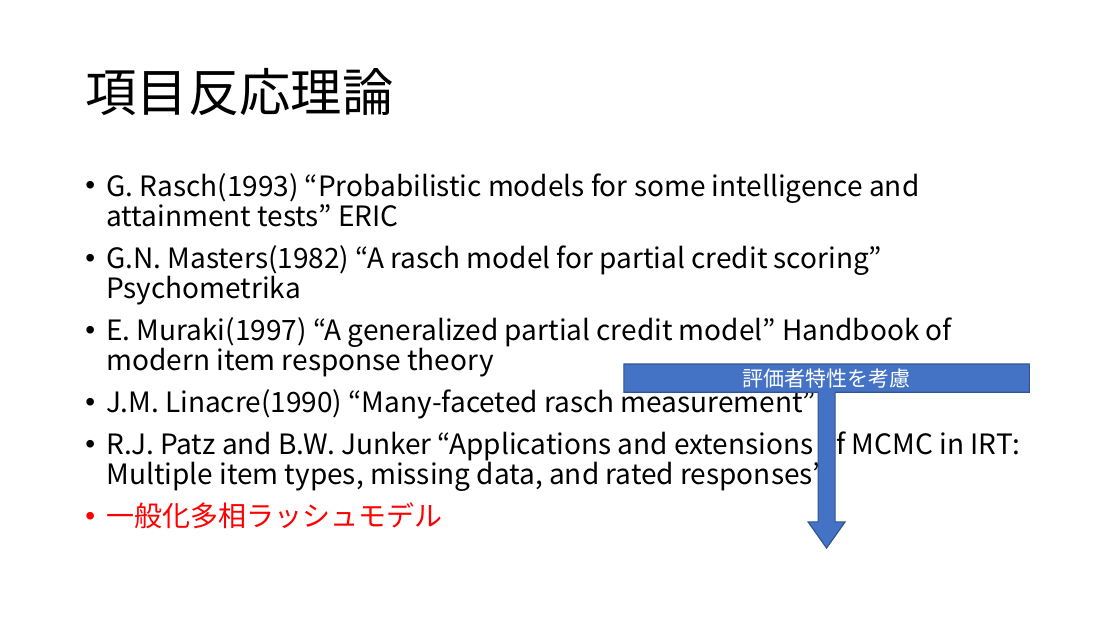
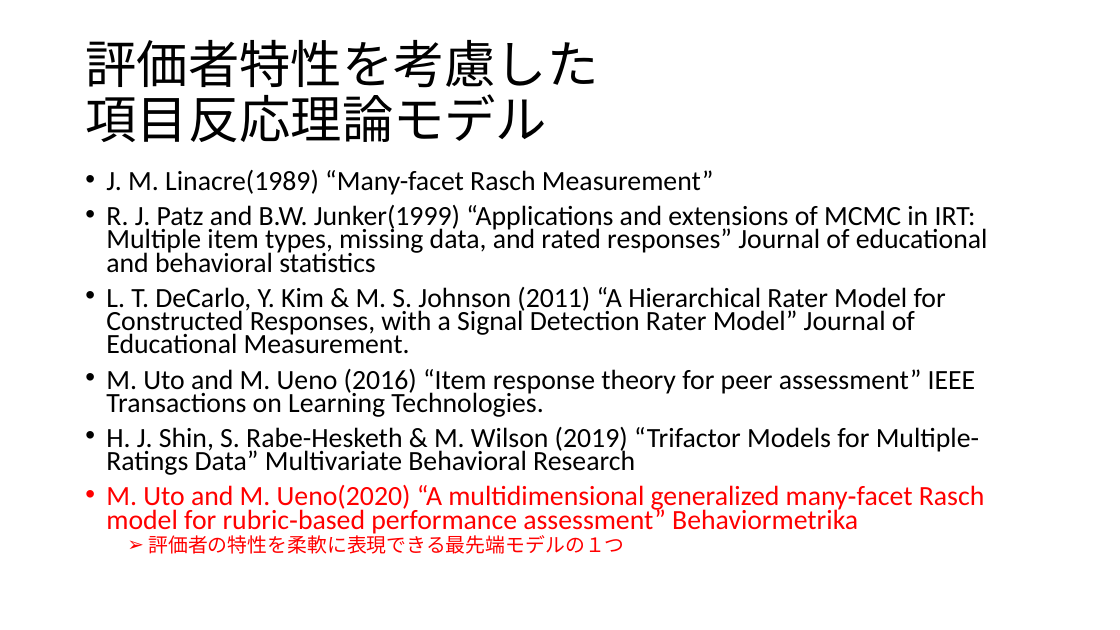
Before and after one commit to Mayu925/lab, a slide deck: slide 3 of chukan/発表スライド.pptx (slide 4 before the commit). Drawn at 1120x630 pixels with LibreOffice and Linux fonts; fonts in the diff are those of the drawing. Boxes give left, top, right and bottom in pixels: in the first picture for what was removed or moved away, otherwise in the second. Text is boxed around its words. In the diff, an @@ line names an element or a change of style, - is before the commit and + after.

```diff
--- a/chukan/発表スライド.pptx
+++ b/chukan/発表スライド.pptx
@@ title at (85,39,598,142): text changed; font Noto Sans CJK JP to Calibri @@
-項目反応理論
+評価者特性を考慮した
+項目反応理論モデル
@@ text at (106,170,988,554): text changed; size 24 to 23.8 pt; font Noto Sans CJK JP to Calibri @@
-• G. Rasch(1993) “Probabilistic models for some intelligence and attainment tests” ERIC
-• G.N. Masters(1982) “A rasch model for partial credit scoring” Psychometrika
-• E. Muraki(1997) “A generalized partial credit model” Handbook of modern item response theory
-• J.M. Linacre(1990) “Many-faceted rasch measurement”
-• R.J. Patz and B.W. Junker “Applications and extensions of MCMC in IRT: Multiple item types, missing data, and rated responses”
-• 一般化多相ラッシュモデル
+• J. M. Linacre(1989) “Many-facet Rasch Measurement”
+• R. J. Patz and B.W. Junker(1999) “Applications and extensions of MCMC in IRT: Multiple item types, missing data, and rated responses” Journal of educational and behavioral statistics
+• L. T. DeCarlo, Y. Kim & M. S. Johnson (2011) “A Hierarchical Rater Model for Constructed Responses, with a Signal Detection Rater Model” Journal of Educational Measurement.
+• M. Uto and M. Ueno (2016) “Item response theory for peer assessment” IEEE Transactions on Learning Technologies.
+• H. J. Shin, S. Rabe-Hesketh & M. Wilson (2019) “Trifactor Models for Multiple-Ratings Data” Multivariate Behavioral Research
+• M. Uto and M. Ueno(2020) “A multidimensional generalized many‐facet Rasch model for rubric‐based performance assessment” Behaviormetrika
+  ➢ 評価者の特性を柔軟に表現できる最先端モデルの１つ
@@ down arrow callout removed at (624,364,1030,548) @@
-評価者特性を考慮
```
Also in this commit, not shown: 7 other slides changed, 16 slides added, 4 slides removed, 2 other files.
